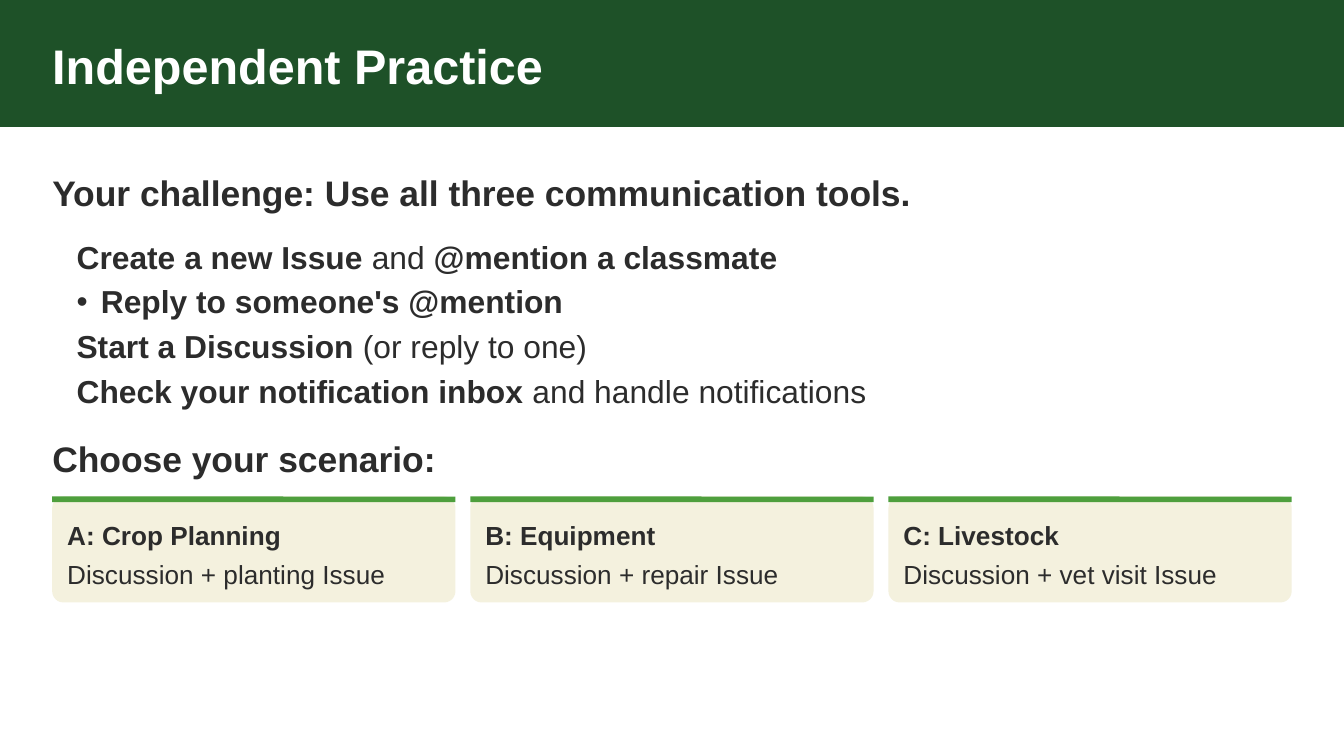
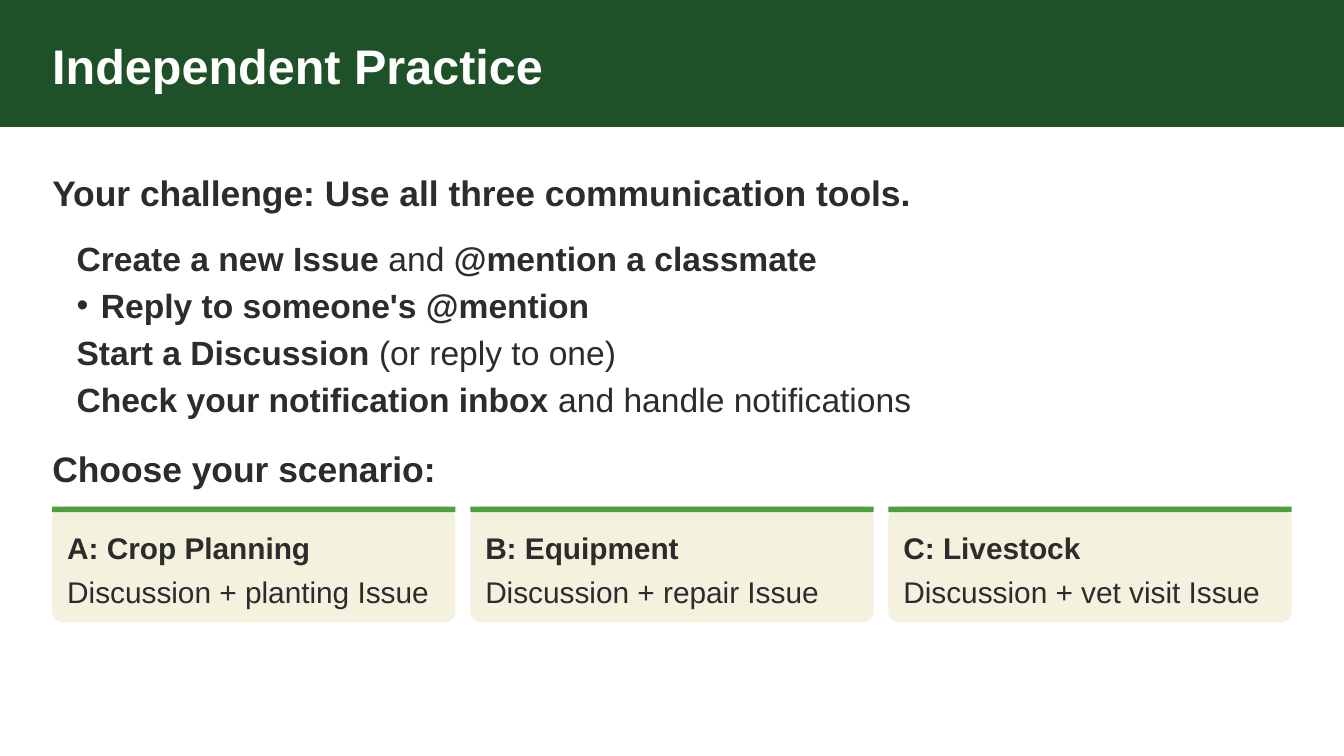
Before and after one commit to zircote/github4farms, a slide deck: slide 20 of sessions/session-05/slides.pptx. Drawn at 1344x756 pixels with LibreOffice and Linux fonts; fonts in the diff are those of the drawing. Boxes give left, top, right and bottom in pixels: in the first picture for what was removed or moved away, otherwise in the second. Text is boxed around its words. In the diff, an @@ line names an element or a change of style, - is before the commit and + after.

Commit message:
build: regenerate all 12 session PPTX decks
Rebuild all slide decks to incorporate HTML quality fixes,
content additions, and layout corrections.

```diff
--- a/sessions/session-05/slides.pptx
+++ b/sessions/session-05/slides.pptx
@@ text "Create a new Issue and ..." at (77, 246, 911, 418): size 17 to 18 pt; line spacing 22.9pt to 24.3pt @@
@@ rounded rectangle: place and size @@
-rounded rectangle at (52, 496, 456, 602)
+rounded rectangle at (52, 507, 456, 622)
@@ rounded rectangle: place and size @@
-rounded rectangle at (470, 496, 874, 602)
+rounded rectangle at (470, 507, 874, 622)
@@ 3 lines, 1 text: place and size @@
-3 lines, 1 text at (52, 446, 1292, 500)
+3 lines, 1 text at (52, 456, 1292, 509)
@@ proportions changed in 3 elements at (52, 507, 456, 622), (470, 507, 874, 622), (888, 507, 1292, 622) @@
@@ rounded rectangle: place and size @@
-rounded rectangle at (888, 496, 1292, 602)
+rounded rectangle at (888, 507, 1292, 622)
@@ text "A: Crop Planning": place and size @@
-text "A: Crop Planning" at (67, 526, 280, 550)
+text "A: Crop Planning" at (67, 537, 311, 564)
@@ text "B: Equipment": place and size @@
-text "B: Equipment" at (485, 526, 655, 550)
+text "B: Equipment" at (485, 537, 679, 564)
@@ text "C: Livestock": place and size @@
-text "C: Livestock" at (903, 526, 1059, 546)
+text "C: Livestock" at (903, 537, 1080, 560)
@@ text "Discussion + planting Issue": place and size @@
-text "Discussion + planting Issue" at (67, 565, 385, 590)
+text "Discussion + planting Issue" at (67, 581, 429, 608)
@@ text "Discussion + repair Issue": place and size @@
-text "Discussion + repair Issue" at (485, 565, 778, 590)
+text "Discussion + repair Issue" at (485, 581, 818, 608)
@@ size 14 to 16 pt; line spacing 18.9pt to 21.6pt in 6 elements at (67, 537, 311, 564), (485, 537, 679, 564), (903, 537, 1080, 560), (67, 581, 429, 608), (485, 581, 818, 608), (903, 581, 1260, 604) @@
@@ text "Discussion + vet visit Issue": place and size @@
-text "Discussion + vet visit Issue" at (903, 565, 1216, 585)
+text "Discussion + vet visit Issue" at (903, 581, 1260, 604)
```
Also in this commit, not shown: 5 other slides changed, 11 other files.
